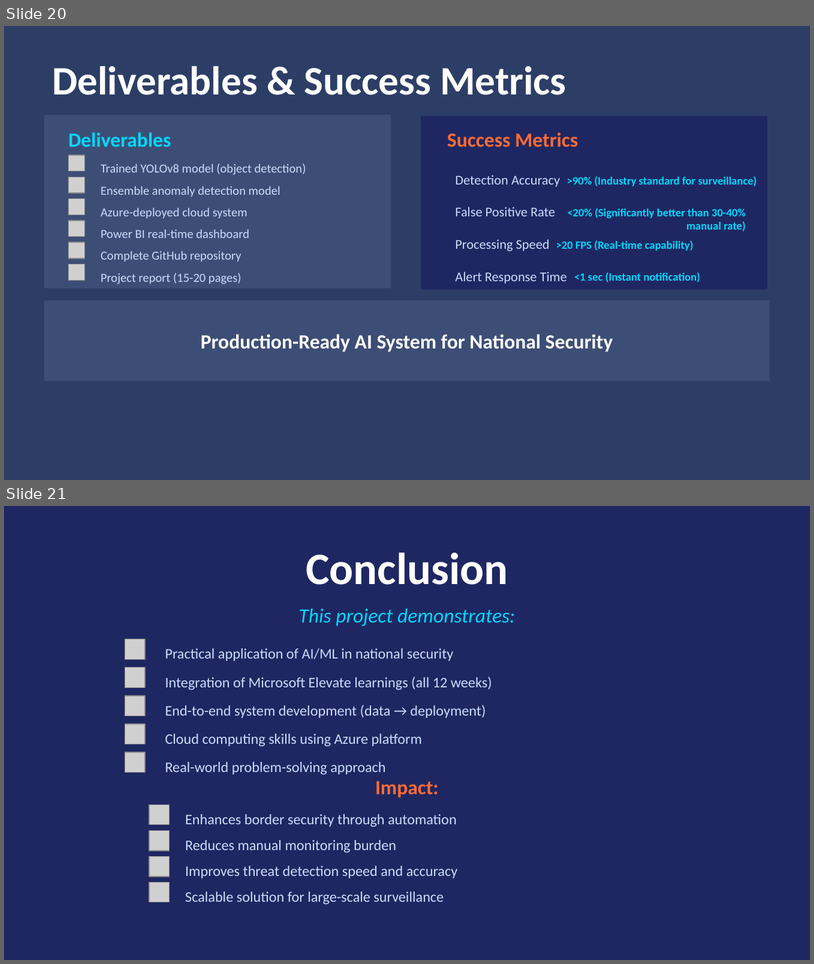
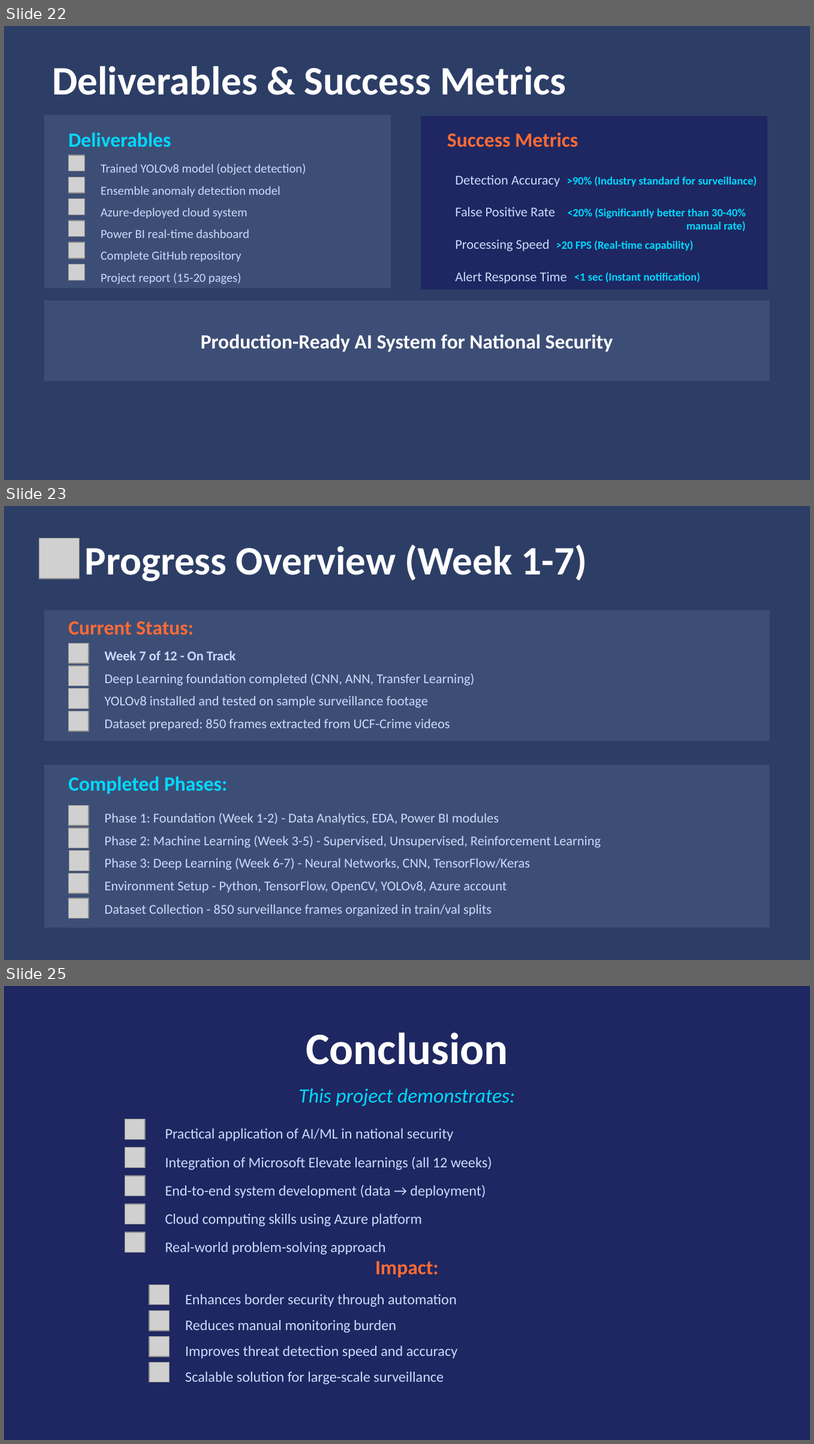
Before and after one commit to jainilgupta02/jay-gupta-ms-elevate-internship, a slide deck: Project/Border_Defence_Presentation.pptx. Shown one above the other, each under a label of ours: slides 20 and 21 before the commit, slides 22, 23 and 25 after it; the slides between them are not shown. The pictures are 814x964 and 814x1444 pixels, drawn with LibreOffice and Linux fonts; fonts in the diff are those of the drawing; grey boxes stand for pictures. Boxes give left, top, right and bottom in pixels: in the first picture for what was removed or moved away, otherwise in the second. Text is boxed around its words. In the diff, an @@ line names an element or a change of style, - is before the commit and + after.

```diff
--- a/Project/Border_Defence_Presentation.pptx
+++ b/Project/Border_Defence_Presentation.pptx
@@ slide 23 added at <box>4,506,810,960</box>, background #2D3E66 @@
@@ picture added at <box>39,538,79,579</box> @@
@@ text added at <box>84,544,587,582</box>, 36 pt, text #FFFFFF, bold @@
+Progress Overview (Week 1-7)
@@ rectangle added at <box>44,610,770,741</box>, fill #3D4E76 @@
@@ text added at <box>68,621,194,635</box>, 18 pt, text #FF6B35, bold @@
+Current Status:
@@ picture added at <box>69,643,89,663</box> @@
@@ picture added at <box>69,666,89,686</box> @@
@@ text added at <box>105,651,236,660</box>, 12 pt, text #CADCFC, bold @@
+Week 7 of 12 - On Track
@@ text added at <box>105,673,474,685</box>, 12 pt, text #CADCFC @@
+Deep Learning foundation completed (CNN, ANN, Transfer Learning)
@@ picture added at <box>69,688,89,708</box> @@
@@ text added at <box>105,696,428,708</box>, 12 pt, text #CADCFC @@
+YOLOv8 installed and tested on sample surveillance footage
@@ picture added at <box>69,711,89,731</box> @@
@@ text added at <box>105,718,450,730</box>, 12 pt, text #CADCFC @@
+Dataset prepared: 850 frames extracted from UCF-Crime videos
@@ rectangle added at <box>44,765,770,928</box>, fill #3D4E76 @@
@@ text added at <box>68,776,227,793</box>, 18 pt, text #00D9FF, bold @@
+Completed Phases:
@@ picture added at <box>69,805,89,825</box> @@
@@ picture added at <box>69,828,89,848</box> @@
@@ text added at <box>105,813,499,825</box>, 12 pt, text #CADCFC @@
+Phase 1: Foundation (Week 1-2) - Data Analytics, EDA, Power BI modules
@@ text added at <box>105,835,601,847</box>, 12 pt, text #CADCFC @@
+Phase 2: Machine Learning (Week 3-5) - Supervised, Unsupervised, Reinforcement Learning
@@ picture added at <box>69,850,89,870</box> @@
@@ text added at <box>105,858,530,870</box>, 12 pt, text #CADCFC @@
+Phase 3: Deep Learning (Week 6-7) - Neural Networks, CNN, TensorFlow/Keras
@@ picture added at <box>69,873,89,893</box> @@
@@ text added at <box>105,880,507,892</box>, 12 pt, text #CADCFC @@
+Environment Setup - Python, TensorFlow, OpenCV, YOLOv8, Azure account
@@ picture added at <box>69,898,89,918</box> @@
@@ text added at <box>105,904,492,916</box>, 12 pt, text #CADCFC @@
+Dataset Collection - 850 surveillance frames organized in train/val splits
@@ what was slide 20 is now slide 22 @@
@@ what was slide 21 is now slide 25 @@
```
Also in this commit, not shown: 5 slides changed, 6 other slides added, 14 other files.
